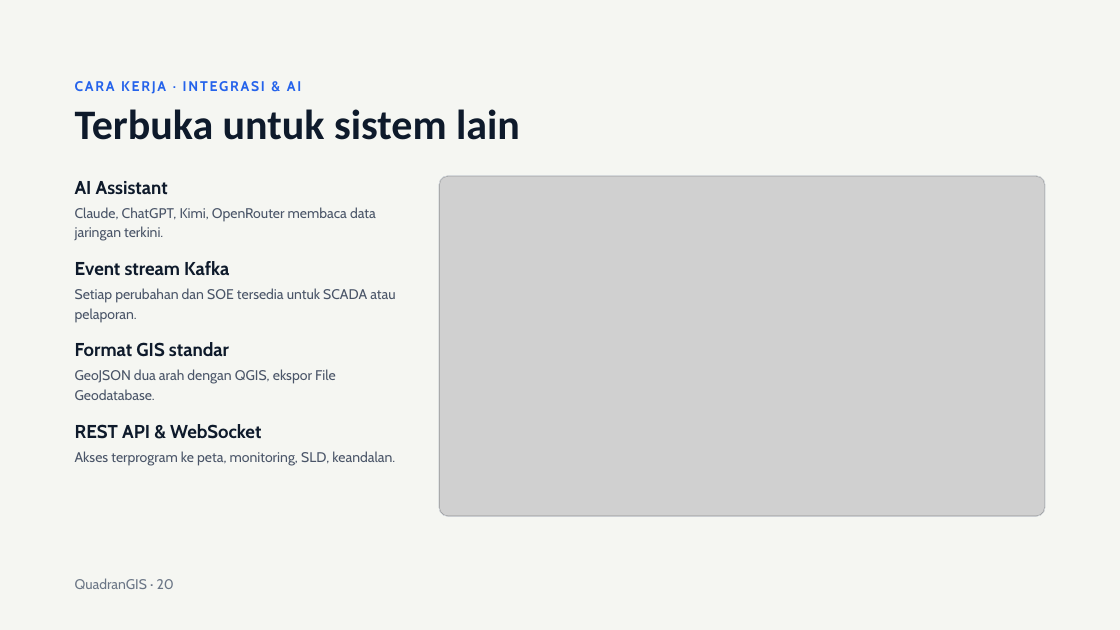
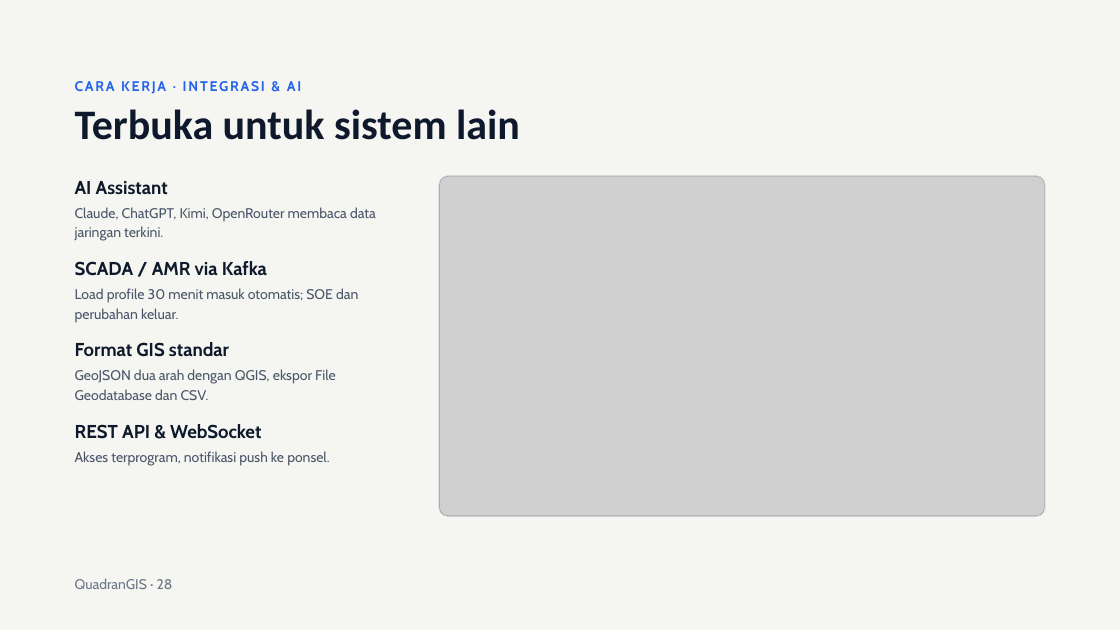
Before and after one commit to hendrapoernama/quadranGIS, a slide deck: slide 28 of docs/Presentasi QuadranGIS.pptx (slide 20 before the commit). Drawn at 1120x630 pixels with LibreOffice and Linux fonts; fonts in the diff are those of the drawing; grey boxes stand for pictures. Boxes give left, top, right and bottom in pixels: in the first picture for what was removed or moved away, otherwise in the second. Text is boxed around its words. In the diff, an @@ line names an element or a change of style, - is before the commit and + after.

```diff
--- a/docs/Presentasi QuadranGIS.pptx
+++ b/docs/Presentasi QuadranGIS.pptx
@@ text at (75, 261, 267, 276): text changed @@
-Event stream Kafka
+SCADA / AMR via Kafka
@@ text at (75, 288, 358, 323): text changed @@
-Setiap perubahan dan SOE tersedia untuk SCADA atau pelaporan.
+Load profile 30 menit masuk otomatis; SOE dan perubahan keluar.
@@ text at (75, 369, 336, 400): text changed @@
-GeoJSON dua arah dengan QGIS, ekspor File Geodatabase.
+GeoJSON dua arah dengan QGIS, ekspor File Geodatabase dan CSV.
@@ text at (75, 451, 329, 466): text changed @@
-Akses terprogram ke peta, monitoring, SLD, keandalan.
+Akses terprogram, notifikasi push ke ponsel.
@@ text at (75, 578, 173, 589): text changed @@
-QuadranGIS · 20
+QuadranGIS · 28
```
Also in this commit, not shown: 19 other slides changed, 8 slides added, 55 other files.
